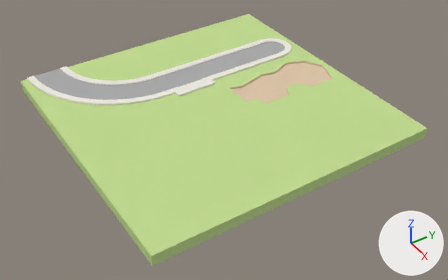
The Blender file assets/kitchen.blend, before and after one commit.
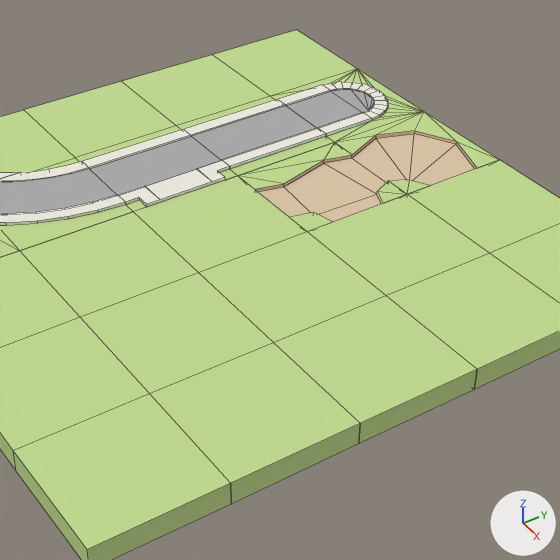
There are two pictures of each version: one whole from a camera (50 mm lens) standing at (20.97, -15.51, 18.13) and looking at (-0.18, -1.68, -0.88), one close up on the part from 25% to 83% of the width and 0% to 93% of the height. Lighting does not change. The marker at lower right points along +X, +Y and +Z. The close-ups show mesh edges as thin lines.

Names of what the first close-up shows: '2,1', '2,2', '2,3', '3,0.001', '4,0', '4,1', 'Mesh1_Group1_Model.006', 'Mesh1_Group1_Model.010', 'Mesh1_Group1_Model.011', 'Mesh1_Group1_Model.016', 'Mesh1_Group1_Model.017', 'Mesh1_Group1_Model.162'.
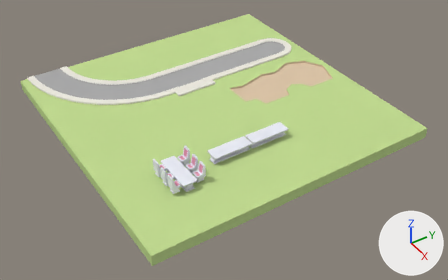
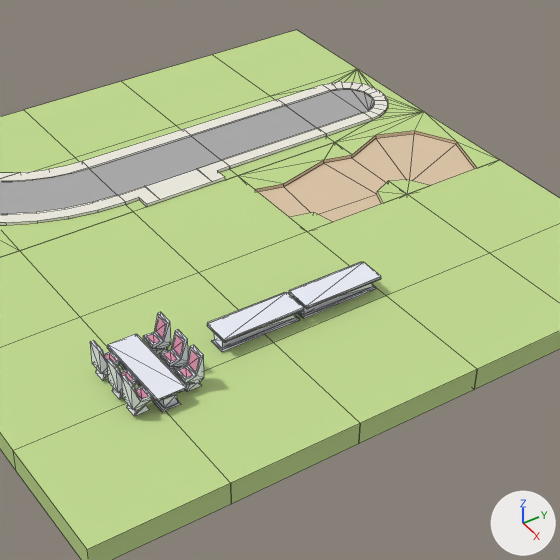
Commit message: added chair

Where the change shows, as pixel boxes [x1, y1, x2, y2] in the close-ups (560 x 560 px):
'Table', added
    after: [207, 292, 304, 352]
'Table.002', added
    after: [107, 334, 186, 412]
'Table.001', added
    after: [289, 262, 381, 319]
'Chair.005', added
    after: [175, 345, 204, 392]
'Chair', added
    after: [122, 375, 152, 416]
'Chair.003', added
    after: [143, 312, 171, 356]
'Chair.004', added
    after: [160, 330, 188, 374]
'Chair.002', added
    after: [90, 340, 120, 380]
'Chair.001', added
    after: [107, 359, 137, 399]

Diff of the bpy script that builds the scene:
```diff
--- a/assets/kitchen.blend.py
+++ b/assets/kitchen.blend.py
@@ ob_chair_003 @@
+ob_chair_003 = bpy.data.objects.new('Chair.003', me_mesh1_group1_model_006_1)  # 34 vertices, 72 faces; spans x 0.0..0.291, y 0.0..0.535, z -0.255..0.0; in mat_red_metal_003 (pink #df95af), mat_metal_006 (white #eaedf6)
+ob_chair_003.location = (1.81, -5.01, 0.64)
+ob_chair_003.rotation_euler = (1.571, 0.0, -1.571)  # degrees (90, 0, -90)
+ob_chair_003.scale = (1.5, 1.5, 1.5)
@@ ob_chair_004 @@
+ob_chair_004 = bpy.data.objects.new('Chair.004', me_mesh1_group1_model_007_1)  # 34 vertices, 72 faces; spans x 0.0..0.291, y 0.0..0.535, z -0.255..0.0; in mat_red_metal_004 (pink #df95af), mat_metal_007 (white #eaedf6)
+ob_chair_004.location = (2.5, -5.01, 0.64)
+ob_chair_004.rotation_euler = (1.571, 0.0, -1.571)  # degrees (90, 0, -90)
+ob_chair_004.scale = (1.5, 1.5, 1.5)
@@ ob_chair_005 @@
+ob_chair_005 = bpy.data.objects.new('Chair.005', me_mesh1_group1_model_008_1)  # 34 vertices, 72 faces; spans x 0.0..0.291, y 0.0..0.535, z -0.255..0.0; in mat_red_metal_005 (pink #df95af), mat_metal_008 (white #eaedf6)
+ob_chair_005.location = (3.09, -5.01, 0.64)
+ob_chair_005.rotation_euler = (1.571, 0.0, -1.571)  # degrees (90, 0, -90)
+ob_chair_005.scale = (1.5, 1.5, 1.5)
@@ ob_chair_002 @@
+ob_chair_002 = bpy.data.objects.new('Chair.002', me_mesh1_group1_model_005_1)  # 34 vertices, 72 faces; spans x 0.0..0.291, y 0.0..0.535, z -0.255..0.0; in mat_red_metal_002 (pink #df95af), mat_metal_005 (white #eaedf6)
+ob_chair_002.location = (2.25, -6.68, 0.64)
+ob_chair_002.rotation_euler = (1.571, 0.0, 1.571)  # degrees (90, 0, 90)
+ob_chair_002.scale = (1.5, 1.5, 1.5)
@@ ob_chair_001 @@
+ob_chair_001 = bpy.data.objects.new('Chair.001', me_mesh1_group1_model_004)  # 34 vertices, 72 faces; spans x 0.0..0.291, y 0.0..0.535, z -0.255..0.0; in mat_red_metal_001 (pink #df95af), mat_metal_004 (white #eaedf6)
+ob_chair_001.location = (2.94, -6.68, 0.64)
+ob_chair_001.rotation_euler = (1.571, 0.0, 1.571)  # degrees (90, 0, 90)
+ob_chair_001.scale = (1.5, 1.5, 1.5)
@@ ob_table_002 @@
+ob_table_002 = bpy.data.objects.new('Table.002', me_mesh1_group1_model_002)  # 36 vertices, 70 faces; spans x 0.0..0.71, y 0.0..0.41, z -2.01..0.0; in mat_dark_metal_002 (light grey #c5c7cb), mat_frontcolor_002 (white #ffffff), mat_metal_002 (white #eaedf6)
+ob_table_002.location = (3.67, -6.23, 0.6)
+ob_table_002.rotation_euler = (1.571, 0.0, 1.571)  # degrees (90, 0, 90)
@@ ob_table_001 @@
+ob_table_001 = bpy.data.objects.new('Table.001', me_mesh1_group1_model_001_1)  # 36 vertices, 70 faces; spans x 0.0..0.71, y 0.0..0.41, z -2.01..0.0; in mat_dark_metal_001 (light grey #c5c7cb), mat_frontcolor_001 (white #ffffff), mat_metal_001 (white #eaedf6)
+ob_table_001.location = (2.15, -2.06, 0.6)
+ob_table_001.rotation_euler = (1.571, 0.0, 0.0)  # degrees (90, 0, 0)
@@ ob_table @@
+ob_table = bpy.data.objects.new('Table', me_mesh1_group1_model)  # 36 vertices, 70 faces; spans x 0.0..0.71, y 0.0..0.41, z -2.01..0.0; in mat_dark_metal (light grey #c5c7cb), mat_frontcolor (white #ffffff), mat_metal (white #eaedf6)
+ob_table.location = (2.15, -4.13, 0.6)
+ob_table.rotation_euler = (1.571, 0.0, 0.0)  # degrees (90, 0, 0)
@@ ob_chair @@
+ob_chair = bpy.data.objects.new('Chair', me_mesh1_group1_model_003)  # 34 vertices, 72 faces; spans x 0.0..0.291, y 0.0..0.535, z -0.255..0.0; in mat_red_metal (pink #df95af), mat_metal_003 (white #eaedf6)
+ob_chair.location = (3.54, -6.68, 0.64)
+ob_chair.rotation_euler = (1.571, 0.0, 1.571)  # degrees (90, 0, 90)
+ob_chair.scale = (1.5, 1.5, 1.5)
```
